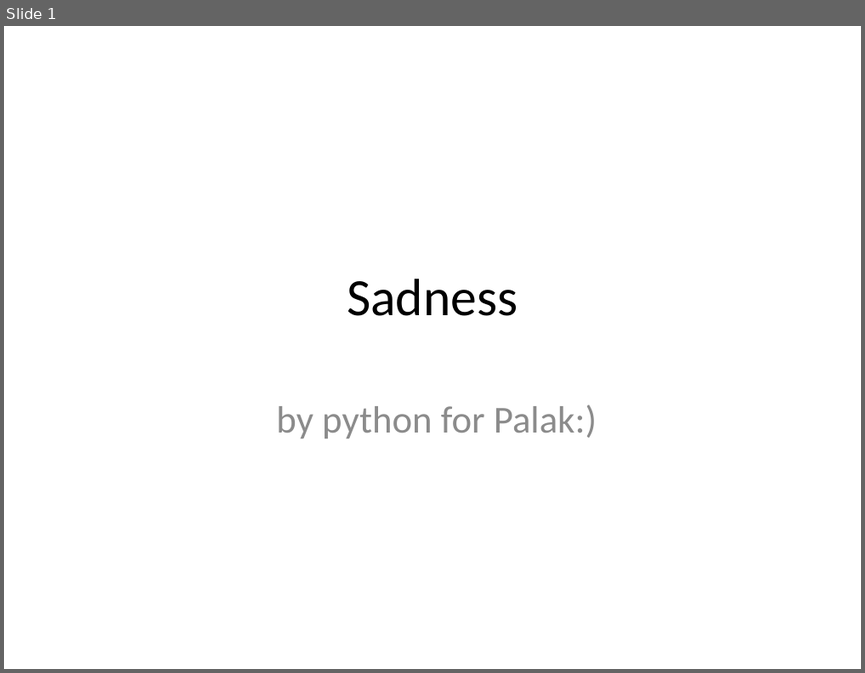
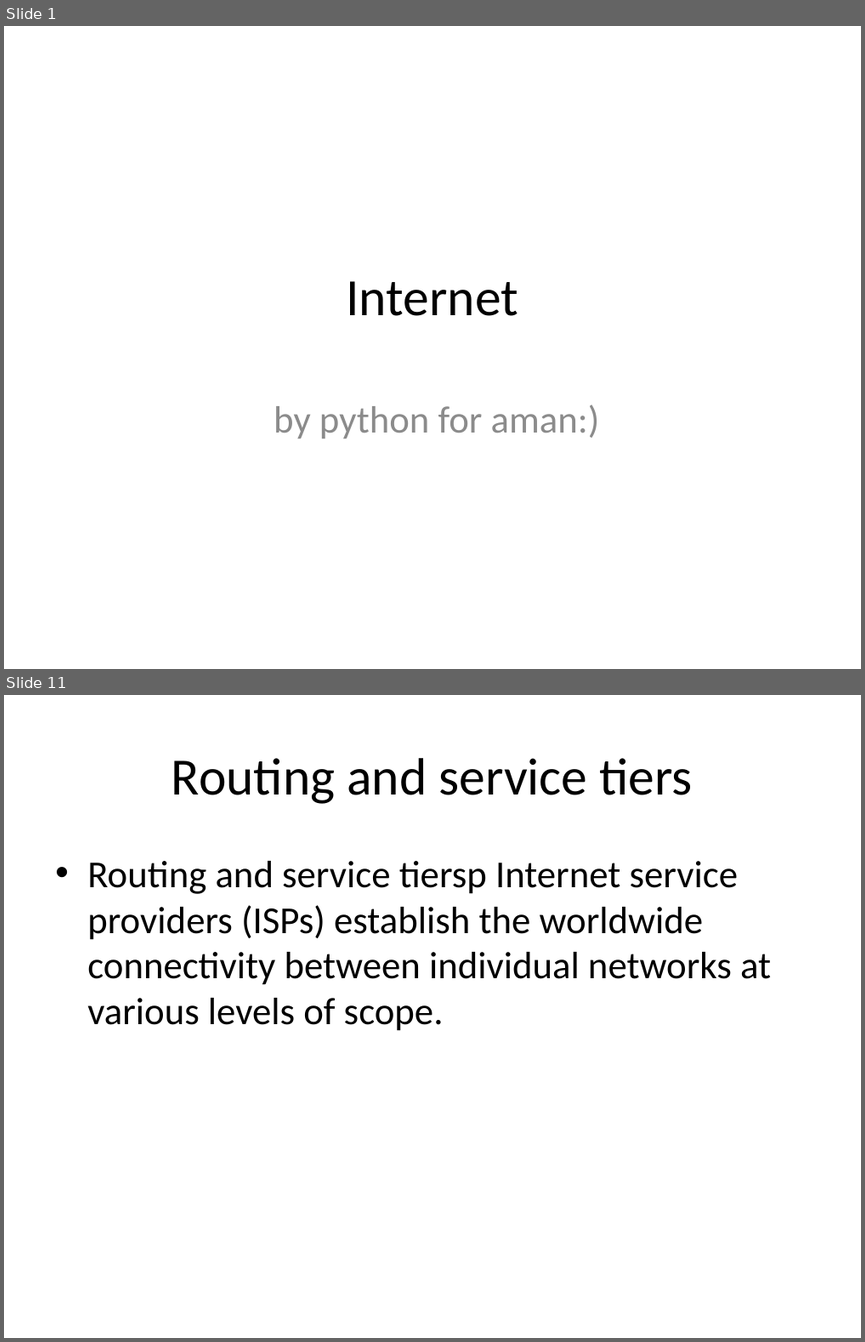
Before and after one commit to eppisai/Uplift---Smart-educational-Platform, a slide deck: AutoPPT-main/something.pptx. Shown one above the other, each under a label of ours: slide 1 before the commit, slides 1 and 11 after it; the slides between them are not shown. The pictures are 865x673 and 865x1342 pixels, drawn with LibreOffice and Linux fonts; fonts in the diff are those of the drawing. Boxes give left, top, right and bottom in pixels: in the first picture for what was removed or moved away, otherwise in the second. Text is boxed around its words. In the diff, an @@ line names an element or a change of style, - is before the commit and + after.

```diff
--- a/AutoPPT-main/something.pptx
+++ b/AutoPPT-main/something.pptx
@@ slide 11 added at bbox=[4, 695, 861, 1338], background #FFFFFF @@
@@ title added at bbox=[171, 758, 692, 804], 44 pt, text #000000 @@
+Routing and service tiers
@@ text added at bbox=[87, 861, 771, 1031], 32 pt, text #000000 @@
+• Routing and service tiersp Internet service providers (ISPs) establish the worldwide connectivity between individual networks at various levels of scope.
@@ slide 1 changed as well @@
@@ title at bbox=[347, 281, 519, 316]: text changed @@
-Sadness
+Internet
@@ subtitle at bbox=[273, 404, 600, 438]: text changed @@
-by python for Palak:)
+by python for aman:)
```
Also in this commit, not shown: 35 other slides added, 8 slides removed, 7 other files.
